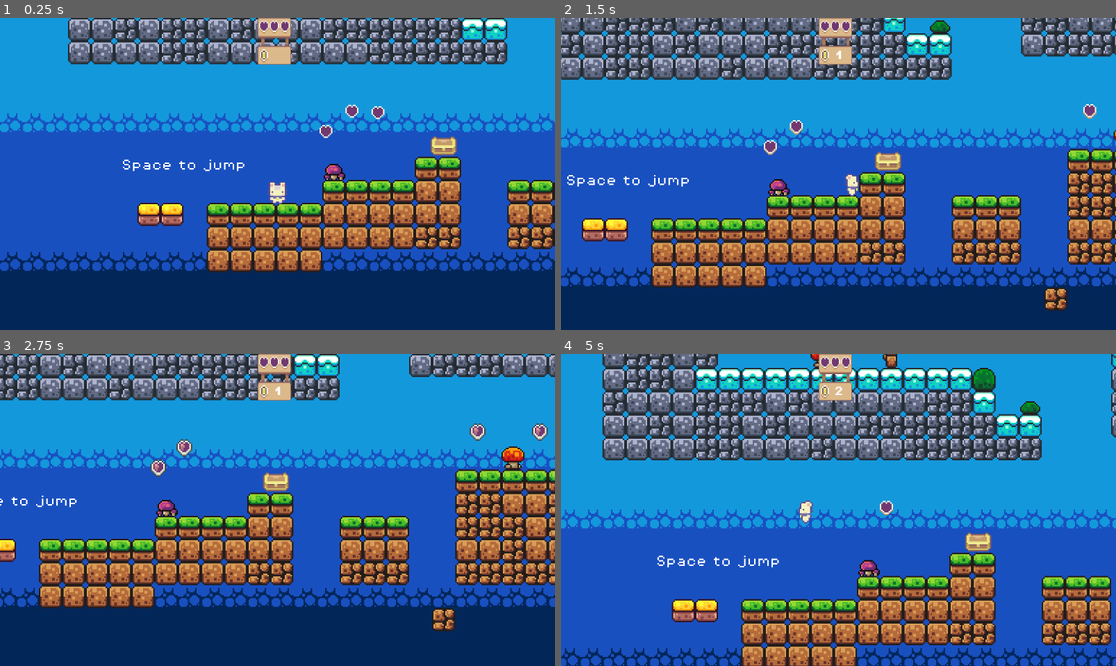
Above: before the commit, frames 1-4 (two rows, left to right).
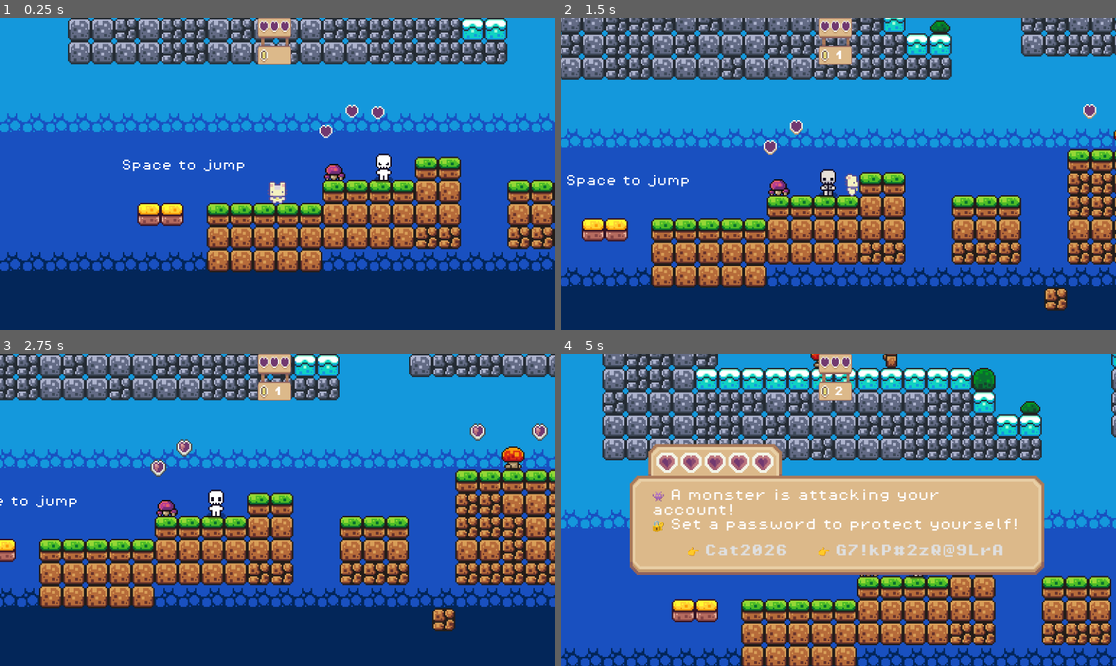
Above: after the commit, the same moments.

Repository: JasmineJ11/SafeBunny
Game: Godot game, scene res://scences/game.tscn
Two runs of this game, one before a commit and one after it. Both use one fixed random seed, a clock stepped at 60 frames per second and the inputs below.
Inputs:
- Up to frame 1 (0.25 s): no input
- Up to frame 2 (1.5 s): hold Right (move_right) from 0.53 s (still down); tap Space (jump) at 0.77 s
- Up to frame 3 (2.75 s): tap Space (jump) at 1.52 s; release Right (move_right) at 2.03 s; hold Left (move_left) from 2.03 s (still down)
- Up to frame 4 (5 s): release Left (move_left) at 2.78 s; hold Right (move_right) 2.78-4.28 s; tap Space (jump) at 3.02, 3.77, 4.52 s; hold Left (move_left) from 4.28 s (still down)

The runs differ from the first frame. In frame 1, 0.5% of the frame differs, in the area x 67-83%, y 37-53%; in frame 2, 0.5%; in frame 3, 0.5%; in frame 4, 26%, in the area x 12-88%, y 28-73%.

Commit message:
add password panel

Diff:
--- a/project.godot
+++ b/project.godot
@@ -10,7 +10,7 @@
 
 [application]
 
-config/name="AAAAA"
+config/name="SafeSafe"
 run/main_scene="uid://bwkqu7ml4hcqx"
 config/features=PackedStringArray("4.6", "Forward Plus")
 config/icon="res://icon.svg"
--- a/scences/game.tscn
+++ b/scences/game.tscn
@@ -1,7 +1,6 @@
 [gd_scene format=4 uid="uid://bwkqu7ml4hcqx"]
 
 [ext_resource type="Texture2D" uid="uid://w717su16w8g3" path="res://assets/sprites/heartpanel.tres" id="1_a0bl5"]
-[ext_resource type="Script" uid="uid://bd0bxlq84buib" path="res://scripts/game_manager.gd" id="1_hnbpv"]
 [ext_resource type="PackedScene" uid="uid://dlslmagsuk3xq" path="res://scences/player.tscn" id="1_lbs7c"]
 [ext_resource type="Texture2D" uid="uid://dtdncmd6dus80" path="res://assets/sprites/world_tileset.png" id="2_jx3ei"]
 [ext_resource type="FontFile" uid="uid://cuhjqidghnmi2" path="res://assets/fonts/PixelOperator8-Bold.ttf" id="2_lvua1"]
@@ -16,6 +15,9 @@
 [ext_resource type="Texture2D" uid="uid://bgtidpfo30txk" path="res://assets/sprites/CowFriend.tres" id="13_wctid"]
 [ext_resource type="PackedScene" uid="uid://vcks7bg5w6k8" path="res://scences/treasure_chest.tscn" id="15_4jcax"]
 [ext_resource type="Texture2D" uid="uid://di1eyt36grkey" path="res://assets/sprites/ButtonNo.tres" id="15_74n68"]
+[ext_resource type="Script" uid="uid://b053q3b0emsha" path="res://scripts/password_panel.gd" id="16_80opq"]
+[ext_resource type="PackedScene" uid="uid://cuqku6e87mmry" path="res://scences/monster.tscn" id="18_3sylk"]
+[ext_resource type="PackedScene" uid="uid://bdee6qrks4pdf" path="res://scences/game_manager.tscn" id="18_6hct1"]
 
 [sub_resource type="TileSetAtlasSource" id="TileSetAtlasSource_b174u"]
 texture = ExtResource("2_jx3ei")
@@ -357,10 +359,6 @@
 
 [node name="Game" type="Node2D" unique_id=1205654372]
 
-[node name="GameManager" type="Node" parent="." unique_id=151145822]
-unique_name_in_owner = true
-script = ExtResource("1_hnbpv")
-
 [node name="TileMapLayer_background" type="TileMapLayer" parent="." unique_id=961370362]
 tile_map_data = PackedByteArray("AAD5/wUAAAAAAA8AAAD6/wUAAAAAAA8AAAD7/wUAAAAAAA8AAAD8/wUAAAAAAA8AAAD9/wUAAAAAAA8AAAD+/w …(36624 unchanged characters)…
 tile_set = SubResource("TileSet_yru2q")
@@ -562,11 +560,10 @@
 offset_bottom = 187.375
 theme_override_fonts/font = ExtResource("7_cho2i")
 theme_override_font_sizes/font_size = 26
-text = "🎉 Congratulations! You won €99,999!
-💳 Tap✅to claim your reward!"
 autowrap_mode = 2
 
 [node name="YesButton" type="Button" parent="CanvasLayer/ChestPanel" unique_id=1827645613]
+unique_name_in_owner = true
 layout_mode = 0
 offset_left = 293.75507
 offset_top = 205.375
@@ -586,6 +583,7 @@
 script = ExtResource("13_cxnw8")
 
 [node name="NoButton" type="Button" parent="CanvasLayer/ChestPanel" unique_id=431322608]
+unique_name_in_owner = true
 layout_mode = 0
 offset_left = 502.75507
 offset_top = 211.375
@@ -603,13 +601,73 @@
 stretch_mode = 6
 script = ExtResource("13_cxnw8")
 
+[node name="PasswordPanel" type="Panel" parent="CanvasLayer" unique_id=29736009]
+unique_name_in_owner = true
+anchors_preset = 8
+anchor_left = 0.5
+anchor_top = 0.5
+anchor_right = 0.5
+anchor_bottom = 0.5
+offset_left = -444.75507
+offset_top = -143.375
+offset_right = 444.75507
+offset_bottom = 143.375
+grow_horizontal = 2
+grow_vertical = 2
+theme_override_styles/panel = SubResource("StyleBoxTexture_ua0fu")
+script = ExtResource("16_80opq")
+
+[node name="PasswordLabel" type="Label" parent="CanvasLayer/PasswordPanel" unique_id=1983837187]
+unique_name_in_owner = true
+layout_mode = 0
+offset_left = 57.755066
+offset_top = 99.375
+offset_right = 834.75507
+offset_bottom = 187.375
+theme_override_fonts/font = ExtResource("7_cho2i")
+theme_override_font_sizes/font_size = 26
+autowrap_mode = 2
+
+[node name="ButtonWeak" type="Button" parent="CanvasLayer/PasswordPanel" unique_id=763789018]
+unique_name_in_owner = true
+layout_mode = 0
+offset_left = 122.755066
+offset_top = 205.375
+offset_right = 348.75507
+offset_bottom = 252.375
+theme_override_fonts/font = ExtResource("2_lvua1")
+theme_override_font_sizes/font_size = 25
+text = "👉 Cat2026"
+flat = true
+
+[node name="ButtonStrong" type="Button" parent="CanvasLayer/PasswordPanel" unique_id=1243748392]
+unique_name_in_owner = true
+layout_mode = 0
+offset_left = 393.75507
+offset_top = 205.375
+offset_right = 798.75507
+offset_bottom = 252.375
+theme_override_fonts/font = ExtResource("2_lvua1")
+theme_override_font_sizes/font_size = 25
+text = "👉 G7!kP#2zQ@9LrA"
+flat = true
+
 [node name="TreasureChests" type="Node" parent="." unique_id=677872652]
 
 [node name="TreasureChest" parent="TreasureChests" unique_id=139621350 instance=ExtResource("15_4jcax")]
 process_mode = 3
-position = Vector2(148, -1)
+position = Vector2(467, 15)
 collision_mask = 2
+
+[node name="Monster" parent="." unique_id=289106508 instance=ExtResource("18_3sylk")]
+position = Vector2(106, 16)
+collision_mask = 2
+
+[node name="GameManager" parent="." unique_id=64977201 instance=ExtResource("18_6hct1")]
+unique_name_in_owner = true
 
 [connection signal="pressed" from="CanvasLayer/SMSPanel/Button" to="GameManager" method="_on_button_pressed"]
 [connection signal="pressed" from="CanvasLayer/ChestPanel/YesButton" to="TreasureChests/TreasureChest" method="_on_yes_button_pressed"]
 [connection signal="pressed" from="CanvasLayer/ChestPanel/NoButton" to="TreasureChests/TreasureChest" method="_on_no_button_pressed"]
+[connection signal="pressed" from="CanvasLayer/PasswordPanel/ButtonWeak" to="Monster" method="_on_button_weak_pressed"]
+[connection signal="pressed" from="CanvasLayer/PasswordPanel/ButtonStrong" to="Monster" method="_on_button_strong_pressed"]
--- /dev/null
+++ b/scences/game_manager.tscn
@@ -0,0 +1,6 @@
+[gd_scene format=3 uid="uid://bdee6qrks4pdf"]
+
+[ext_resource type="Script" uid="uid://bd0bxlq84buib" path="res://scripts/game_manager.gd" id="1_phema"]
+
+[node name="GameManager" type="Node" unique_id=64977201]
+script = ExtResource("1_phema")
--- /dev/null
+++ b/scences/monster.tscn
@@ -0,0 +1,96 @@
+[gd_scene format=3 uid="uid://cuqku6e87mmry"]
+
+[ext_resource type="Texture2D" uid="uid://3ih5ewyug8wo" path="res://assets/sprites/Skeleton.png" id="1_nq3v6"]
+[ext_resource type="Script" uid="uid://dk22wm7do4ysr" path="res://scripts/monster.gd" id="1_rvt0e"]
+[ext_resource type="AudioStream" uid="uid://bbyscdx6bv021" path="res://assets/sounds/success.mp3" id="3_yxoc8"]
+[ext_resource type="AudioStream" uid="uid://d34oeeem4u06v" path="res://assets/sounds/fail.mp3" id="4_ysmss"]
+
+[sub_resource type="AtlasTexture" id="AtlasTexture_rvt0e"]
+atlas = ExtResource("1_nq3v6")
+region = Rect2(0, 224, 32, 32)
+
+[sub_resource type="AtlasTexture" id="AtlasTexture_h3fj2"]
+atlas = ExtResource("1_nq3v6")
+region = Rect2(32, 224, 32, 32)
+
+[sub_resource type="AtlasTexture" id="AtlasTexture_yxoc8"]
+atlas = ExtResource("1_nq3v6")
+region = Rect2(64, 224, 32, 32)
+
+[sub_resource type="AtlasTexture" id="AtlasTexture_ysmss"]
+atlas = ExtResource("1_nq3v6")
+region = Rect2(96, 224, 32, 32)
+
+[sub_resource type="AtlasTexture" id="AtlasTexture_vimkb"]
+atlas = ExtResource("1_nq3v6")
+region = Rect2(96, 256, 32, 32)
+
+[sub_resource type="AtlasTexture" id="AtlasTexture_7govs"]
+atlas = ExtResource("1_nq3v6")
+region = Rect2(64, 256, 32, 32)
+
+[sub_resource type="AtlasTexture" id="AtlasTexture_j0v5c"]
+atlas = ExtResource("1_nq3v6")
+region = Rect2(32, 256, 32, 32)
+
+[sub_resource type="AtlasTexture" id="AtlasTexture_k7q5u"]
+atlas = ExtResource("1_nq3v6")
+region = Rect2(0, 256, 32, 32)
+
+[sub_resource type="SpriteFrames" id="SpriteFrames_oojao"]
+animations = [{
+"frames": [{
+"duration": 1.0,
+"texture": SubResource("AtlasTexture_rvt0e")
+}, {
+"duration": 1.0,
+"texture": SubResource("AtlasTexture_h3fj2")
+}, {
+"duration": 1.0,
+"texture": SubResource("AtlasTexture_yxoc8")
+}, {
+"duration": 1.0,
+"texture": SubResource("AtlasTexture_ysmss")
+}, {
+"duration": 1.0,
+"texture": SubResource("AtlasTexture_vimkb")
+}, {
+"duration": 1.0,
+"texture": SubResource("AtlasTexture_7govs")
+}, {
+"duration": 1.0,
+"texture": SubResource("AtlasTexture_j0v5c")
+}, {
+"duration": 1.0,
+"texture": SubResource("AtlasTexture_k7q5u")
+}],
+"loop": true,
+"name": &"default",
+"speed": 6.0
+}]
+
+[sub_resource type="RectangleShape2D" id="RectangleShape2D_nq3v6"]
+size = Vector2(13, 18)
+
+[node name="Monster" type="Area2D" unique_id=2054181259]
+script = ExtResource("1_rvt0e")
+
+[node name="AnimatedSprite2D" type="AnimatedSprite2D" parent="." unique_id=1545630423]
+position = Vector2(0, -7)
+sprite_frames = SubResource("SpriteFrames_oojao")
+autoplay = "default"
+frame_progress = 0.8526615
+
+[node name="CollisionShape2D" type="CollisionShape2D" parent="." unique_id=1102111815]
+position = Vector2(0, -9)
+shape = SubResource("RectangleShape2D_nq3v6")
+
+[node name="SuccessSound" type="AudioStreamPlayer2D" parent="." unique_id=1107712056]
+process_mode = 3
+stream = ExtResource("3_yxoc8")
+
+[node name="FailSound" type="AudioStreamPlayer2D" parent="." unique_id=768821055]
+process_mode = 3
+stream = ExtResource("4_ysmss")
+
+[connection signal="body_entered" from="." to="." method="_on_body_entered"]
--- /dev/null
+++ b/scripts/monster.gd
@@ -0,0 +1,68 @@
+extends Area2D
+@onready var password_panel: Panel = %PasswordPanel
+@onready var password_label: Label = %PasswordLabel
+@onready var button_weak: Button = %ButtonWeak
+@onready var button_strong: Button = %ButtonStrong
+@onready var fail_sound: AudioStreamPlayer2D = $FailSound
+@onready var success_sound: AudioStreamPlayer2D = $SuccessSound
+@onready var game_manager: Node = %GameManager
+
+
+
+var is_triggered = false
+
+func _ready():
+	password_panel.hide()
+
+func _on_body_entered(body: Node2D) -> void:
+	if body.name == "Player" and not is_triggered:
+		is_triggered = true
+		start_pwevent()
+
+func start_pwevent():
+	password_panel.show()
+	button_weak.show()
+	button_strong.show()
+	password_label.text = "👾 A monster is attacking your account!
+🔐 Set a password to protect yourself!"
+
+
+
+func _on_button_weak_pressed() -> void:
+	button_weak.hide()
+	button_strong.hide()
+	if fail_sound: fail_sound.play()
+	password_panel.modulate = Color(0.977, 0.609, 0.6, 1.0)
+	password_label.text = "❗ OH NOOO! This password is too week!
+	⚠️ It can be guessed easily!"
+	await get_tree().create_timer(2.5).timeout
+	password_panel.modulate = Color.WHITE
+	password_label.text = "❗ You lose 1 heart!"
+	await get_tree().create_timer(2).timeout
+	game_manager.score -= 1
+	game_manager.update_score()
+	finish_event()
+
+
+func _on_button_strong_pressed() -> void:
+	button_weak.hide()
+	button_strong.hide()
+	if success_sound: success_sound.play()
+	password_panel.modulate = Color(0.5, 1, 0.5)
+	password_label.text = "🛡 Strong password created!"
+	await get_tree().create_timer(2.5).timeout
+	password_panel.modulate = Color.WHITE
+	password_label.text = "✨ You protected your information!
+	✨ You got 1 heart!"
+	await get_tree().create_timer(2.5).timeout
+	password_label.text = "🐱 Complex and unpredictable passwords are the safest!"
+	await get_tree().create_timer(3).timeout
+	game_manager.score += 1
+	game_manager.update_score()
+	finish_event()
+
+func finish_event():
+	password_panel.hide()
+	password_panel.modulate = Color.WHITE
+	is_triggered = false
+	get_tree().paused = false
--- /dev/null
+++ b/scripts/password_panel.gd
@@ -0,0 +1,11 @@
+extends Panel
+
+
+# Called when the node enters the scene tree for the first time.
+func _ready() -> void:
+	pass # Replace with function body.
+
+
+# Called every frame. 'delta' is the elapsed time since the previous frame.
+func _process(delta: float) -> void:
+	pass
--- a/scripts/treasure_chest.gd
+++ b/scripts/treasure_chest.gd
@@ -1,9 +1,8 @@
 extends Area2D
 
-# 绑定你在 Inspector 里拖进去的那个面板
+
 @onready var chest_panel: Panel = %ChestPanel
 
-# 这里的变量要根据你 UI 里的名字来改，确保开启了 % 唯一名称
 @onready var label = chest_panel.get_node("%ChestLabel")
 @onready var blur_bg = chest_panel.get_node_or_null("%BlurBackground")
 @onready var game_manager: Node = %GameManager
@@ -11,82 +10,86 @@
 @onready var success_sound: AudioStreamPlayer2D = $SuccessSound
 @onready var fail_sound: AudioStreamPlayer2D = $FailSound
 
+@onready var yes_button: Button = %YesButton
+@onready var no_button: Button = %NoButton
 
-var is_triggered = false # 确保只触发一次
+
+var is_triggered = false
 
 func _ready():
-	# 关键：游戏开始时，强制隐藏面板，防止它一开始就挡住屏幕
+	# 关键：游戏开始时，强制隐藏面板，防止它一开始就挡住屏幕 hide from begining
 	chest_panel.hide()
 
-# --- 1. 玩家撞击宝箱 ---
+# --- 1. player touch the chest ---
 func _on_body_entered(body):
-
 	if body.name == "Player" and not is_triggered:
 		is_triggered = true
 		start_scam_event()
 
-# --- 2. 开启弹窗 ---
+# --- 2. start the window ---
 func start_scam_event():
 	chest_panel.show()
 	if blur_bg: blur_bg.show()
-
+	yes_button.show()
+	no_button.show()
 	label.text = "🎉 Congratulations! You won €99,999! 💳 Click to claim: www.win-free-99k.top/claim"
 
-# --- 3. 错误路径 (连给 YesButton 的信号) ---
-# 注意：在编辑器里把 YesButton 的信号连到这个 TreasureChest 脚本上
+# --- 3. click YES ---
+# 在编辑器里把 YesButton 的信号连到这个 TreasureChest 脚本上
 func _on_yes_button_pressed():
-	# 🎬 诱导
+	# scam
+	yes_button.hide()
+	no_button.hide()
 	label.text = "Sending your reward... 💶"
 	await get_tree().create_timer(1.5).timeout
 
-	# ⚠️ 反转
+	# stop sending
 	if fail_sound: fail_sound.play()
-	chest_panel.modulate = Color(0.977, 0.609, 0.6, 1.0) # 面板变淡红
+	chest_panel.modulate = Color(0.977, 0.609, 0.6, 1.0) # change color
 	label.text = "❗ You trusted a fake message!\n❗ Your information was stolen!"
 	await get_tree().create_timer(2.5).timeout
-	chest_panel.modulate = Color.WHITE # 恢复颜色
+	chest_panel.modulate = Color.WHITE # change color back
 
 	label.text = "❗ You lose 1 heart!"
 
-	# 💔 扣分（假设 GameManager 是全局脚本）
+	# lose 1 point
 	game_manager.score -= 1
 	game_manager.update_score()
 
 	await get_tree().create_timer(3.0).timeout
-	# 🐱 猫咪提示
 	label.text = "🐱 \"Real rewards don’t try to lure you with money.\""
 	await get_tree().create_timer(3.0).timeout
 	finish_event()
 
-# --- 4. 正确路径 (连给 NoButton 的信号) ---
+# --- 4. Click NO ---
 func _on_no_button_pressed():
-	# 🤔 识别
+	yes_button.hide()
+	no_button.hide()
+	#
 	label.text = "🤔 Is this reward real?"
 	await get_tree().create_timer(2.0).timeout
 
 	if success_sound: success_sound.play()
 
-	# ❤️ 正反馈
-	chest_panel.modulate = Color(0.5, 1, 0.5) # 面板变淡绿
+	# feedback
+	chest_panel.modulate = Color(0.5, 1, 0.5) # change color to green
 	label.text = "✅ This is a scam!\n✨ You protected your information! You got 1 heart!"
 
 	game_manager.score += 1
 	game_manager.update_score()
 
 	await get_tree().create_timer(4.0).timeout
-	chest_panel.modulate = Color.WHITE # 恢复颜色
-	# 🐱 猫咪提示
+	chest_panel.modulate = Color.WHITE
 	label.text = "🐱 \"The bigger the reward sounds, the more careful you should be.\""
-
 
 	await get_tree().create_timer(4.0).timeout
 	finish_event()
 
-# --- 5. 结束并恢复 ---
+# --- 5. end and reset ---
 func finish_event():
 	chest_panel.hide()
 	if blur_bg: blur_bg.hide()
-	chest_panel.modulate = Color.WHITE # 恢复颜色
+	chest_panel.modulate = Color.WHITE
 
 	is_triggered = false
 
Binary file added: assets/sprites/Skeleton.png
Not shown, added: assets/sprites/Skeleton.png.import
Not shown, added: scripts/monster.gd.uid
Not shown, added: scripts/password_panel.gd.uid
